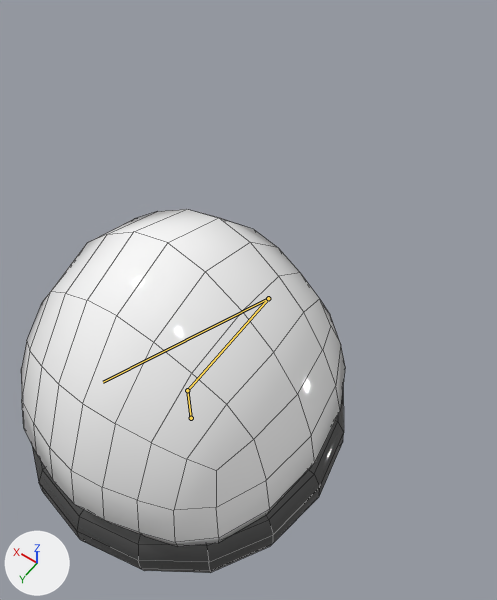
The Blender file 核弹发射井.blend: old version first, new version second.
One viewpoint serves both versions: a 50 mm camera at (-1.97, 1.95, 5.08) aimed at (-0.07, -0.72, 0.88). Lighting does not change. The marker at lower left points along +X, +Y and +Z. Both versions are drawn at frame 32 of the action 'AttackAnim'; the numbers are the values there. The bones that bend it are drawn over the model as lines. Mesh edges are drawn as thin lines.

Names of what the first picture shows: '立方体'.
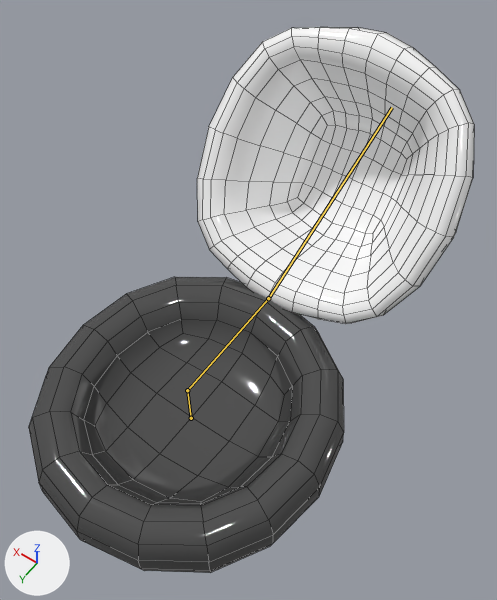
Location of each change, [x1, y1, x2, y2] in pixels of the pictures (497 x 600 px):
'立方体', posed (37% wider, 50% taller): before [21, 209, 345, 573]; after [29, 27, 474, 573]
bone 'Bone.002', root to tip: before (268, 298) to (103, 382); after (268, 298) to (392, 107)

What the commit changed:
Bone 'Bone.002' (bone_bone_002) turns from (0, 0, 0) to (127, 0, 0) degrees about its own x, y and z.
